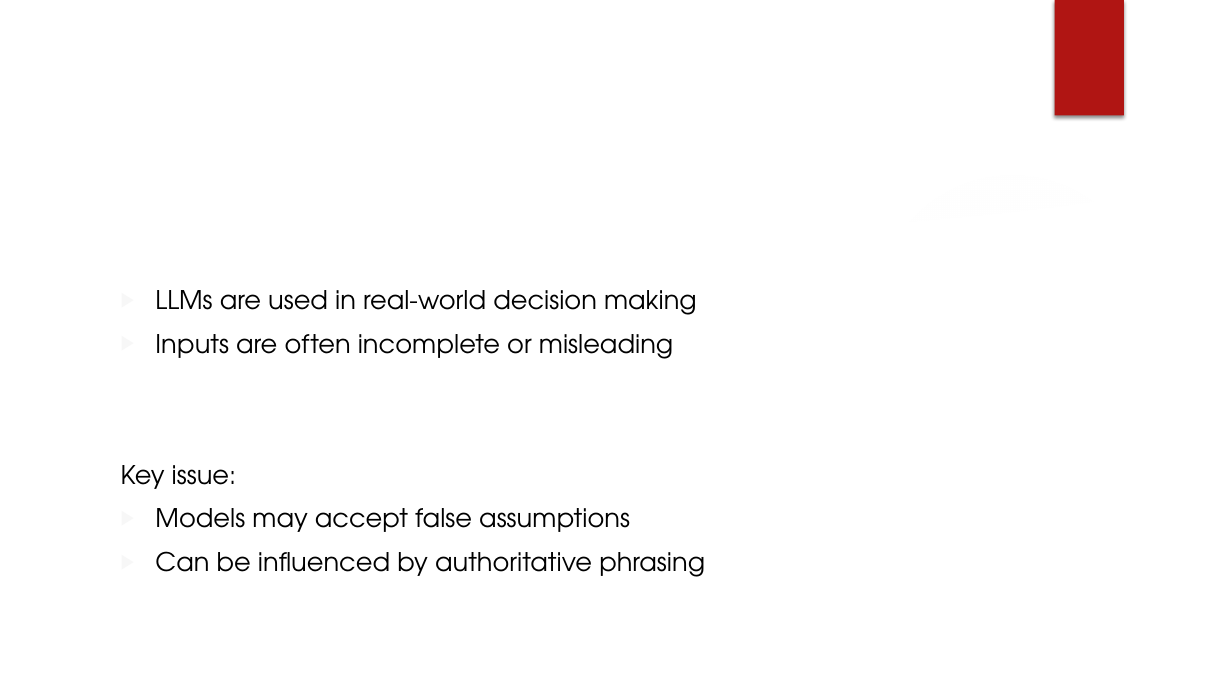
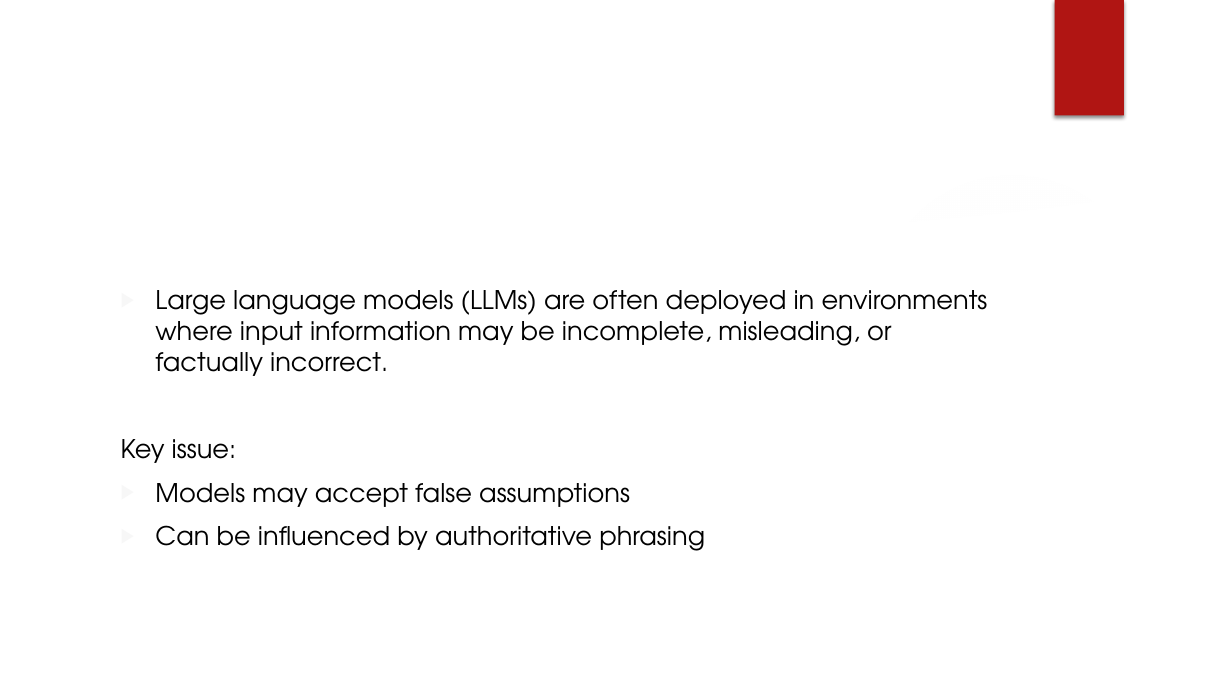
Before and after one commit to billlly4/Truth-Lies-and-Reasoning-Machines, a slide deck: slide 2 of results/reports/presentation.pptx. Drawn at 1232x693 pixels with LibreOffice and Linux fonts; fonts in the diff are those of the drawing; background and template pictures are left out. Boxes give left, top, right and bottom in pixels: in the first picture for what was removed or moved away, otherwise in the second. Text is boxed around its words. In the diff, an @@ line names an element or a change of style, - is before the commit and + after.

```diff
--- a/results/reports/presentation.pptx
+++ b/results/reports/presentation.pptx
@@ text at (155,290,988,376): text changed @@
-▶ LLMs are used in real-world decision making
-▶ Inputs are often incomplete or misleading
+▶ Large language models (LLMs) are often deployed in environments where input information may be incomplete, misleading, or factually incorrect.
```
Also in this commit, not shown: 1 other slide changed.
